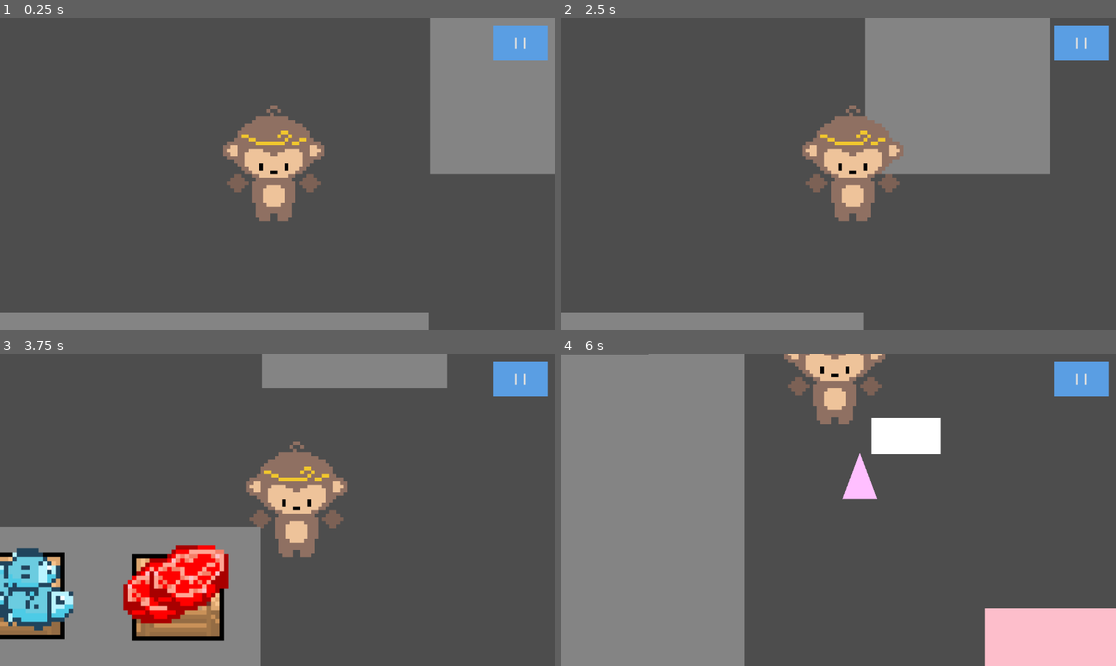
Above: before the commit, frames 1-4 (two rows, left to right).
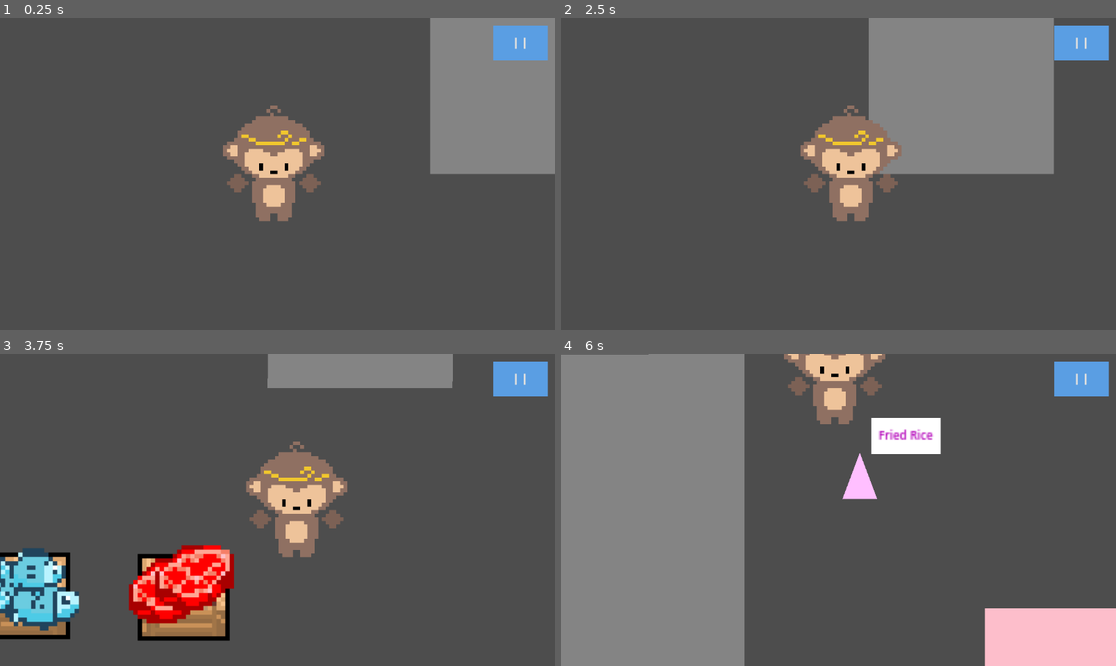
Above: after the commit, the same moments.

Repository: 127333hwy/ONYX-studio
Game: Godot game, scene res://prototype.tscn
Same seed, same stepped clock (60 frames per second), same inputs: the game is played once before the commit and once after it.
Inputs:
- Up to frame 1 (0.25 s): no input
- Up to frame 2 (2.5 s): click "I I" at 0.5 s; click "Resume" at 1.25 s; tap Enter at 2 s; hold Right (move_right) from 2.03 s (still down); tap R (drop_item) at 2.1 s
- Up to frame 3 (3.75 s): release Right (move_right) at 2.78 s; hold Down (move_down) 2.78-3.53 s; tap E (interact) at 2.85, 3.5 s; hold Right (move_right) from 3.53 s (still down); tap R (drop_item) at 3.6 s
- Up to frame 4 (6 s): release Right (move_right) at 4.28 s; hold W (move_up) 4.28-5.03 s; tap E (interact) at 4.35, 5.85 s; hold Left (move_left) from 5.03 s (still down); tap R (drop_item) at 5.1 s

The runs differ from the first frame. In frame 1, 4.3% of the frame differs, in the area x 0-78%, y 94-100%; in frame 2, 4.3%; in frame 3, 17%, in the area x 0-82%, y 0-100%; in frame 4, 0.2%.

Commit message:
ask to push

Diff:
--- a/customer.gd
+++ b/customer.gd
@@ -1,7 +1,7 @@
 extends CharacterBody2D
 
 @export var speed:float = 120
-@export var possible_orders: Array[String] = ["Beef","Burger","Ramen"]
+@export var possible_orders: Array[String] = ["Fried Rice","Salad","Sushi","Onigiri"]
 
 var target_position: Vector2 = Vector2(-9999, 9999)
 var exit_position: Vector2= Vector2.ZERO
@@ -12,12 +12,12 @@
 
 var my_table = null
 
-@onready var bubble_label: Label = $Bubble/BubbleLabel
+@onready var bubble_label: Label = $Bubble/BubbleBG/BubbleLabel
 @onready var bubble_bg: ColorRect = $Bubble/BubbleBG
 
 func _ready() -> void:
+	handle_arrival()
 	show_bubble()
-
 
 func set_target(pos:Vector2):
 	target_position = pos
@@ -25,23 +25,20 @@
 
 func generate_order():
 	order_name = possible_orders.pick_random()
+	print(order_name)
 	bubble_label.text = order_name
 	show_bubble()
 
 func show_bubble():
 	bubble_bg.visible = true
 	bubble_label.visible = true
-	print("bubble")
 
-func hide_bubble():
-	bubble_bg.visible = false
-	bubble_label.visible = false
-	print("nobubble")
+
+
 
 func leave_resturant():
 	leaving = true
 	arrived = false
-	hide_bubble()
 
 	if my_table != null:
 		my_table.occupied = false
@@ -57,9 +54,6 @@
 
 	var direction = target_position - global_position
 
-	if direction.length() < 10.0:
-		handle_arrival()
-		return
 	velocity = direction.normalized() * speed
 	move_and_slide()
 
--- a/customer.tscn
+++ b/customer.tscn
@@ -31,15 +31,23 @@
 size_flags_horizontal = 6
 metadata/_edit_use_anchors_ = true
 
-[node name="BubbleLabel" type="Label" parent="Bubble"]
+[node name="BubbleLabel" type="Label" parent="Bubble/BubbleBG"]
 custom_minimum_size = Vector2(0, -50)
-offset_left = 288.0
-offset_top = 152.0
-offset_right = 328.0
-offset_bottom = 175.0
-theme_override_colors/font_color = Color(1, 0.780392, 1, 1)
+layout_mode = 1
+anchors_preset = 15
+anchor_right = 1.0
+anchor_bottom = 1.0
+offset_left = -2.0
+offset_top = -1.0
+offset_right = 3.0
+offset_bottom = 1.0
+grow_horizontal = 2
+grow_vertical = 2
+theme_override_colors/font_color = Color(0.700507, 0.000499693, 0.727587, 1)
 theme_override_colors/font_outline_color = Color(0, 0, 0, 1)
 theme_override_font_sizes/font_size = 8
+text = "Order
+
+"
 horizontal_alignment = 1
 vertical_alignment = 1
-metadata/_edit_use_anchors_ = true
--- a/fish.tscn
+++ b/fish.tscn
@@ -22,22 +22,22 @@
 [sub_resource type="RectangleShape2D" id="RectangleShape2D_hgn23"]
 size = Vector2(96, 96)
 
-[node name="Fish" type="Node2D" unique_id=657064241]
+[node name="Fish" type="Node2D"]
 visibility_layer = 2
 script = ExtResource("1_xu20i")
 
-[node name="AnimatedSprite2D" type="AnimatedSprite2D" parent="." unique_id=10172226]
+[node name="AnimatedSprite2D" type="AnimatedSprite2D" parent="."]
 texture_filter = 1
 scale = Vector2(0.98, 0.98)
 sprite_frames = SubResource("SpriteFrames_8vtik")
 
-[node name="Area2D" type="Area2D" parent="." unique_id=2062438516]
+[node name="Area2D" type="Area2D" parent="."]
 
-[node name="CollisionShape2D" type="CollisionShape2D" parent="Area2D" unique_id=1906638642]
+[node name="CollisionShape2D" type="CollisionShape2D" parent="Area2D"]
 position = Vector2(16, -8)
 shape = SubResource("RectangleShape2D_hgn23")
 
-[node name="Interaction" type="Label" parent="." unique_id=1239038012]
+[node name="Interaction" type="Label" parent="."]
 z_index = 10
 offset_left = -24.0
 offset_top = -48.0
--- a/player.tscn
+++ b/player.tscn
@@ -137,10 +137,10 @@
 [sub_resource type="RectangleShape2D" id="RectangleShape2D_bl31m"]
 size = Vector2(256, 106.4)
 
-[node name="CharacterBody2D" type="CharacterBody2D" unique_id=864267892 groups=["player"]]
+[node name="CharacterBody2D" type="CharacterBody2D" groups=["player"]]
 script = ExtResource("1_rdf1g")
 
-[node name="AnimatedSprite2D" type="AnimatedSprite2D" parent="." unique_id=496514351]
+[node name="AnimatedSprite2D" type="AnimatedSprite2D" parent="."]
 texture_filter = 1
 position = Vector2(632, 336)
 scale = Vector2(2.5, 2.5)
@@ -148,15 +148,15 @@
 animation = &"full_idle"
 autoplay = "full_front_walk"
 
-[node name="CollisionShape2D" type="CollisionShape2D" parent="." unique_id=818491832]
+[node name="CollisionShape2D" type="CollisionShape2D" parent="."]
 position = Vector2(628, 340)
 scale = Vector2(0.34375, 0.526316)
 shape = SubResource("RectangleShape2D_bl31m")
 
-[node name="PickupPoint" type="Node2D" parent="." unique_id=75979857 groups=["pickup_point"]]
+[node name="PickupPoint" type="Node2D" parent="." groups=["pickup_point"]]
 position = Vector2(598, 345)
 
-[node name="Camera2D" type="Camera2D" parent="." unique_id=248215843]
+[node name="Camera2D" type="Camera2D" parent="."]
 position = Vector2(632, 336)
 zoom = Vector2(3, 3)
 limit_left = 0
--- a/project.godot
+++ b/project.godot
@@ -16,7 +16,7 @@
 
 config/name="ONYX Project"
 run/main_scene="res://prototype.tscn"
-config/features=PackedStringArray("4.6", "Forward Plus")
+config/features=PackedStringArray("4.3", "Forward Plus")
 config/icon="res://icon.svg"
 
 [input]
--- a/prototype.tscn
+++ b/prototype.tscn
@@ -1,22 +1,21 @@
-[gd_scene format=3 uid="uid://bowthejlbql7e"]
+[gd_scene load_steps=31 format=3 uid="uid://bowthejlbql7e"]
 
 [ext_resource type="PackedScene" uid="uid://c7dpq6e8hyk78" path="res://table.tscn" id="1_72gul"]
 [ext_resource type="Texture2D" uid="uid://50bnmj304trj" path="res://kitchen.png" id="1_t4m42"]
 [ext_resource type="PackedScene" uid="uid://qex813hye4h5" path="res://player.tscn" id="1_vmgys"]
 [ext_resource type="PackedScene" uid="uid://cgtwv07q80ihg" path="res://worldboundries.tscn" id="2_8ftn4"]
 [ext_resource type="PackedScene" uid="uid://dnrdknmq77i7a" path="res://rice.tscn" id="2_883nb"]
-[ext_resource type="Script" uid="uid://b51woqxxuo3me" path="res://customer_spawner.gd" id="3_uu44d"]
-[ext_resource type="Script" uid="uid://7g3guyxbku3i" path="res://KitchenDoor.gd" id="3_w6r6j"]
+[ext_resource type="Script" path="res://customer_spawner.gd" id="3_uu44d"]
+[ext_resource type="Script" path="res://KitchenDoor.gd" id="3_w6r6j"]
 [ext_resource type="PackedScene" uid="uid://qsr0kovdhi5u" path="res://customer.tscn" id="4_a2g17"]
 [ext_resource type="PackedScene" uid="uid://ce4jmslr8mb7v" path="res://lettuce.tscn" id="6_vm637"]
-[ext_resource type="Script" uid="uid://cwugidfdenkn" path="res://item_pickup.gd" id="7_3c612"]
+[ext_resource type="Script" path="res://item_pickup.gd" id="7_3c612"]
 [ext_resource type="PackedScene" uid="uid://d1axh0eib7r6q" path="res://fish.tscn" id="7_h681u"]
 [ext_resource type="PackedScene" uid="uid://bn2rlgbt7v75y" path="res://meat.tscn" id="8_67dyb"]
 [ext_resource type="PackedScene" uid="uid://cqo5imy6uvlw3" path="res://pause_menu.tscn" id="8_hwjwa"]
-[ext_resource type="Script" uid="uid://c5jbkvsoy8upj" path="res://open_pause_button.gd" id="8_ji23w"]
+[ext_resource type="Script" path="res://open_pause_button.gd" id="8_ji23w"]
 [ext_resource type="Texture2D" uid="uid://bylhgkui7le5q" path="res://crates-Sheet.png" id="9_e13xq"]
 [ext_resource type="PackedScene" uid="uid://cf1r0pydbne0c" path="res://stove.tscn" id="11_sws78"]
-[ext_resource type="PackedScene" uid="uid://b71af1g6kro6m" path="res://Fish_Pickup.tscn" id="14_b8c0f"]
 
 [sub_resource type="RectangleShape2D" id="RectangleShape2D_udnpg"]
 size = Vector2(21.9677, 1403.56)
@@ -98,188 +97,189 @@
 Button/styles/normal = SubResource("StyleBoxFlat_5crrw")
 Button/styles/pressed = SubResource("StyleBoxFlat_b7xfc")
 
-[node name="prototype" type="Node2D" unique_id=1739886108]
+[node name="prototype" type="Node2D"]
 position = Vector2(1.60001, 0.120216)
 
-[node name="kitchen" type="Node" parent="." unique_id=1250759411]
-
-[node name="sprite" type="Sprite2D" parent="kitchen" unique_id=539629394]
-position = Vector2(400, 101)
-scale = Vector2(0.337158, 0.326719)
+[node name="kitchen" type="Node" parent="."]
+
+[node name="sprite" type="Sprite2D" parent="kitchen"]
+position = Vector2(486, 69)
+scale = Vector2(0.306874, 0.300678)
 texture = ExtResource("1_t4m42")
-
-[node name="Polygon2D5" type="Polygon2D" parent="kitchen" unique_id=1969964537]
-z_index = 11
-position = Vector2(25.6, 528.12)
-scale = Vector2(0.954082, 1.5)
-color = Color(0.519163, 0.519161, 0.519162, 1)
-polygon = PackedVector2Array(91.2086, 0, 91.2086, 80, 318.956, 80, 544, 80, 544, 0)
-
-[node name="Polygon2D3" type="Polygon2D" parent="kitchen" unique_id=89615644]
+region_enabled = true
+region_rect = Rect2(705.962, 597.528, 1096.13, 619.51)
+
+[node name="sprite 2" type="Sprite2D" parent="kitchen"]
+position = Vector2(268, 92)
+scale = Vector2(0.341463, 0.295503)
+texture = ExtResource("1_t4m42")
+region_enabled = true
+region_rect = Rect2(380.468, 747.228, 328.434, 467.906)
+
+[node name="Polygon2D3" type="Polygon2D" parent="kitchen"]
 position = Vector2(1.33314, 762.523)
 rotation = -1.56944
 scale = Vector2(1.2342, 1.40043)
 color = Color(0.519163, 0.519161, 0.519162, 1)
 polygon = PackedVector2Array(92.7871, -1.06287, 92.7739, 38.6346, 92.863, 79.642, 315.794, 78.6026, 544.269, 78.2849, 544.163, -1.69046)
 
-[node name="Polygon2D4" type="Polygon2D" parent="kitchen" unique_id=1916709130]
+[node name="Polygon2D4" type="Polygon2D" parent="kitchen"]
 position = Vector2(673.61, -91.8621)
 rotation = 1.56819
 scale = Vector2(0.9569, 1.60898)
 color = Color(0.519163, 0.519161, 0.519162, 1)
 polygon = PackedVector2Array(96, 0, 96, 80, 318.956, 80, 547.233, 80.4076, 547.581, 0.854095)
 
-[node name="StaticBody2D" type="StaticBody2D" parent="kitchen" unique_id=1387099736]
-
-[node name="FoodCounter" type="CollisionPolygon2D" parent="kitchen/StaticBody2D" unique_id=1764722562]
+[node name="StaticBody2D" type="StaticBody2D" parent="kitchen"]
+
+[node name="FoodCounter" type="CollisionPolygon2D" parent="kitchen/StaticBody2D"]
 z_index = 1
 z_as_relative = false
 y_sort_enabled = true
-position = Vector2(178.68832, 7.9999847)
-scale = Vector2(0.7904277, 0.99999994)
-polygon = PackedVector2Array(140.08133, -8, 647.876, -8, 647.876, 424, 507.795, 424, 499.0397, 104, 140.08133, 104)
-
-[node name="CollisionPolygon2D3" type="CollisionPolygon2D" parent="kitchen/StaticBody2D" unique_id=382957101]
+position = Vector2(178.688, 7.99998)
+scale = Vector2(0.790428, 1)
+polygon = PackedVector2Array(58.5907, -3.99998, 647.876, -8, 647.876, 424, 502.654, 423, 497.593, 133, 58.5907, 133)
+
+[node name="CollisionPolygon2D3" type="CollisionPolygon2D" parent="kitchen/StaticBody2D"]
 z_index = 1
-position = Vector2(1.60001, 149.99341)
-scale = Vector2(1, 0.7908759)
+position = Vector2(1.60001, 149.993)
+scale = Vector2(1, 0.790876)
 polygon = PackedVector2Array(110.4, 503.88, 544, 504, 544, 624, 110.4, 623.88)
 
-[node name="CollisionPolygon2D2" type="CollisionPolygon2D" parent="kitchen/StaticBody2D" unique_id=1796081480]
+[node name="CollisionPolygon2D2" type="CollisionPolygon2D" parent="kitchen/StaticBody2D"]
 visible = false
 z_index = 1
 position = Vector2(4.76837e-07, -77.9259)
 scale = Vector2(1.03571, 1.41074)
 polygon = PackedVector2Array(-2.19534e-13, 117.616, 108.138, 117.616, 108.138, 514.57, 4.76837e-07, 514.57)
 
-[node name="CustomerSpawner" type="Node2D" parent="." unique_id=2103072338]
+[node name="CustomerSpawner" type="Node2D" parent="."]
 position = Vector2(750.4, 31.8798)
 script = ExtResource("3_uu44d")
 customer_scene = ExtResource("4_a2g17")
 
-[node name="SpawnPoint" type="Marker2D" parent="." unique_id=1776888789]
+[node name="SpawnPoint" type="Marker2D" parent="."]
 position = Vector2(750.4, 31.8798)
 
-[node name="Tables" type="Node" parent="." unique_id=2013279219]
-
-[node name="Table" parent="Tables" unique_id=712902871 groups=["tables"] instance=ExtResource("1_72gul")]
+[node name="Tables" type="Node" parent="."]
+
+[node name="Table" parent="Tables" groups=["tables"] instance=ExtResource("1_72gul")]
 position = Vector2(896, 232)
 
-[node name="Table2" parent="Tables" unique_id=1803110653 groups=["tables"] instance=ExtResource("1_72gul")]
+[node name="Table2" parent="Tables" groups=["tables"] instance=ExtResource("1_72gul")]
 position = Vector2(1184, 232)
 
-[node name="Table3" parent="Tables" unique_id=1047323608 groups=["tables"] instance=ExtResource("1_72gul")]
+[node name="Table3" parent="Tables" groups=["tables"] instance=ExtResource("1_72gul")]
 position = Vector2(896, 448)
 
-[node name="Table4" parent="Tables" unique_id=1742158438 groups=["tables"] instance=ExtResource("1_72gul")]
+[node name="Table4" parent="Tables" groups=["tables"] instance=ExtResource("1_72gul")]
 position = Vector2(1184, 448)
 
-[node name="Timer" type="Timer" parent="." unique_id=1252866792]
+[node name="Timer" type="Timer" parent="."]
 wait_time = 5.0
 autostart = true
 
-[node name="Worldboundries" parent="." unique_id=1873845767 instance=ExtResource("2_8ftn4")]
+[node name="Worldboundries" parent="." instance=ExtResource("2_8ftn4")]
 position = Vector2(-1.60001, -0.120216)
 
-[node name="CollisionShape2D" type="CollisionShape2D" parent="Worldboundries" unique_id=1789079069]
+[node name="CollisionShape2D" type="CollisionShape2D" parent="Worldboundries"]
 position = Vector2(-9.60001, 335.88)
 scale = Vector2(0.728342, 1.00315)
 shape = SubResource("RectangleShape2D_udnpg")
 
-[node name="CollisionShape2D2" type="CollisionShape2D" parent="Worldboundries" unique_id=481583815]
+[node name="CollisionShape2D2" type="CollisionShape2D" parent="Worldboundries"]
 position = Vector2(1406.4, 311.88)
 scale = Vector2(0.728342, 1.00315)
 shape = SubResource("RectangleShape2D_udnpg")
 
-[node name="CollisionShape2D3" type="CollisionShape2D" parent="Worldboundries" unique_id=2028957840]
+[node name="CollisionShape2D3" type="CollisionShape2D" parent="Worldboundries"]
 position = Vector2(694.404, 656.94)
 rotation = 1.5708
 scale = Vector2(0.728342, 1.00315)
 shape = SubResource("RectangleShape2D_udnpg")
 
-[node name="CollisionShape2D4" type="CollisionShape2D" parent="Worldboundries" unique_id=759446450]
+[node name="CollisionShape2D4" type="CollisionShape2D" parent="Worldboundries"]
 position = Vector2(704, -16)
 rotation = 1.5708
 scale = Vector2(0.728342, 1.00315)
 shape = SubResource("RectangleShape2D_udnpg")
 
-[node name="Ingredients" type="Node" parent="." unique_id=1246695382]
-
-[node name="Rice" parent="Ingredients" unique_id=1581143490 groups=["ingredient"] instance=ExtResource("2_883nb")]
+[node name="Ingredients" type="Node" parent="."]
+
+[node name="Rice" parent="Ingredients" groups=["ingredient"] instance=ExtResource("2_883nb")]
 position = Vector2(173, 556)
 
-[node name="Lettuce" parent="Ingredients" unique_id=1990871468 groups=["ingredient"] instance=ExtResource("6_vm637")]
+[node name="Lettuce" parent="Ingredients" groups=["ingredient"] instance=ExtResource("6_vm637")]
 position = Vector2(256, 560)
 script = ExtResource("7_3c612")
 item_name = "Ingredient"
 
-[node name="Fish" parent="Ingredients" unique_id=1924514524 groups=["ingredient"] instance=ExtResource("7_h681u")]
-visible = false
+[node name="Fish" parent="Ingredients" groups=["ingredient"] instance=ExtResource("7_h681u")]
 position = Vector2(363, 563)
 script = ExtResource("7_3c612")
 
-[node name="Meat" parent="Ingredients" unique_id=764689816 groups=["ingredient"] instance=ExtResource("8_67dyb")]
+[node name="Meat" parent="Ingredients" groups=["ingredient"] instance=ExtResource("8_67dyb")]
 position = Vector2(464, 576)
 script = ExtResource("7_3c612")
 item_name = "Ingredient"
 
-[node name="AnimatedSprite2D" type="AnimatedSprite2D" parent="Ingredients" unique_id=1749812447]
+[node name="AnimatedSprite2D" type="AnimatedSprite2D" parent="Ingredients"]
 z_index = 12
 position = Vector2(280, 574)
 scale = Vector2(0.3, 0.3)
 sprite_frames = SubResource("SpriteFrames_3c612")
 
-[node name="AnimatedSprite2D3" type="AnimatedSprite2D" parent="Ingredients" unique_id=1546864003]
+[node name="AnimatedSprite2D3" type="AnimatedSprite2D" parent="Ingredients"]
 z_index = 12
 position = Vector2(376, 573)
 scale = Vector2(0.3, 0.3)
 sprite_frames = SubResource("SpriteFrames_oy8qm")
 
-[node name="AnimatedSprite2D2" type="AnimatedSprite2D" parent="Ingredients" unique_id=20835722]
+[node name="AnimatedSprite2D2" type="AnimatedSprite2D" parent="Ingredients"]
 z_index = 12
 position = Vector2(486, 574)
 scale = Vector2(0.303, 0.3)
 sprite_frames = SubResource("SpriteFrames_sw1xi")
 
-[node name="AnimatedSprite2D4" type="AnimatedSprite2D" parent="Ingredients" unique_id=1719253071]
+[node name="AnimatedSprite2D4" type="AnimatedSprite2D" parent="Ingredients"]
 z_index = 12
 position = Vector2(172, 574)
 scale = Vector2(0.3, 0.3)
 sprite_frames = SubResource("SpriteFrames_0c7e4")
 
-[node name="KitchenDoor" type="Area2D" parent="." unique_id=879815440]
+[node name="KitchenDoor" type="Area2D" parent="."]
 position = Vector2(86.4, -88.1202)
 script = ExtResource("3_w6r6j")
 
-[node name="Polygon2D" type="Polygon2D" parent="KitchenDoor" unique_id=820656387]
+[node name="Polygon2D" type="Polygon2D" parent="KitchenDoor"]
 position = Vector2(-88, 88.6073)
 scale = Vector2(0.425912, 5.05156)
 polygon = PackedVector2Array(2.04359e-07, 18.8235, 150.857, 18.8235, 150.857, 1.40246e-08, -1.60001, -0.120216)
 
-[node name="CollisionShape2D" type="CollisionShape2D" parent="KitchenDoor" unique_id=895040268]
+[node name="CollisionShape2D" type="CollisionShape2D" parent="KitchenDoor"]
 position = Vector2(-56, 130)
 scale = Vector2(0.425912, 4.65882)
 shape = SubResource("RectangleShape2D_f3uba")
 
-[node name="CharacterBody2D" parent="." unique_id=626120169 instance=ExtResource("1_vmgys")]
+[node name="CharacterBody2D" parent="." instance=ExtResource("1_vmgys")]
 z_index = 10
 position = Vector2(-193.6, 95.8798)
 
-[node name="Stoves" type="Node" parent="." unique_id=1481941916]
-
-[node name="stove" parent="Stoves" unique_id=571863013 groups=["stove"] instance=ExtResource("11_sws78")]
+[node name="Stoves" type="Node" parent="."]
+
+[node name="stove" parent="Stoves" groups=["stove"] instance=ExtResource("11_sws78")]
 position = Vector2(64, 414)
 
-[node name="stove2" parent="Stoves" unique_id=1920640423 groups=["stove"] instance=ExtResource("11_sws78")]
+[node name="stove2" parent="Stoves" groups=["stove"] instance=ExtResource("11_sws78")]
 position = Vector2(64, 291)
 
-[node name="stove3" parent="Stoves" unique_id=1269600267 groups=["stove"] instance=ExtResource("11_sws78")]
+[node name="stove3" parent="Stoves" groups=["stove"] instance=ExtResource("11_sws78")]
 position = Vector2(67, 159)
 scale = Vector2(0.933, 1.188)
 
-[node name="CanvasLayer" type="CanvasLayer" parent="." unique_id=2086889747]
-
-[node name="OpenPauseButton" type="Button" parent="CanvasLayer" unique_id=581627922]
+[node name="CanvasLayer" type="CanvasLayer" parent="."]
+
+[node name="OpenPauseButton" type="Button" parent="CanvasLayer"]
 process_mode = 3
 anchors_preset = 1
 anchor_left = 1.0
@@ -294,12 +294,8 @@
 "
 script = ExtResource("8_ji23w")
 
-[node name="PauseMenu" parent="CanvasLayer" unique_id=776391927 instance=ExtResource("8_hwjwa")]
+[node name="PauseMenu" parent="CanvasLayer" instance=ExtResource("8_hwjwa")]
 visible = false
-
-[node name="Fish_Pickup" parent="." unique_id=1538048956 instance=ExtResource("14_b8c0f")]
-position = Vector2(358.4, 567.87976)
-item_scene = null
 
 [connection signal="timeout" from="Timer" to="CustomerSpawner" method="_on_timer_timeout"]
 [connection signal="body_entered" from="KitchenDoor" to="KitchenDoor" method="_on_body_entered"]
--- a/stove.tscn
+++ b/stove.tscn
@@ -1,27 +1,27 @@
-[gd_scene format=3 uid="uid://cf1r0pydbne0c"]
+[gd_scene load_steps=5 format=3 uid="uid://cf1r0pydbne0c"]
 
-[ext_resource type="Script" uid="uid://cxfgwsvp7hgf5" path="res://stove.gd" id="1_ugy6n"]
+[ext_resource type="Script" path="res://stove.gd" id="1_ugy6n"]
 [ext_resource type="PackedScene" uid="uid://cboeifha21nvn" path="res://burger.tscn" id="2_a3bkh"]
 [ext_resource type="PackedScene" uid="uid://dpgck31arjkj3" path="res://rice_bowl.tscn" id="3_eim6s"]
 
 [sub_resource type="RectangleShape2D" id="RectangleShape2D_5elmm"]
 size = Vector2(136, 114.5)
 
-[node name="Stove" type="Area2D" unique_id=916911720]
+[node name="Stove" type="Area2D"]
 script = ExtResource("1_ugy6n")
 burger_scene = ExtResource("2_a3bkh")
 ricebowl_scene = ExtResource("3_eim6s")
 
-[node name="Polygon2D" type="Polygon2D" parent="." unique_id=1047580610]
+[node name="Polygon2D" type="Polygon2D" parent="."]
 position = Vector2(-480, -744)
 scale = Vector2(1, 1.27273)
 color = Color(1, 0.638627, 0.130735, 1)
 polygon = PackedVector2Array(528, 544, 432, 544, 432, 632, 528, 632)
 
-[node name="CookTimer" type="Timer" parent="." unique_id=1429817447]
+[node name="CookTimer" type="Timer" parent="."]
 one_shot = true
 
-[node name="CollisionShape2D2" type="CollisionShape2D" parent="." unique_id=2098388317]
+[node name="CollisionShape2D2" type="CollisionShape2D" parent="."]
 position = Vector2(20, 6.75)
 shape = SubResource("RectangleShape2D_5elmm")
 
Not shown, changed: Sprite-monkey-Sheet.png.import
Not shown, changed: crates-Sheet.png.import
Not shown: 1 places in fish.tscn that only renumber resources
Not shown, changed: ingredients-Sheet.png.import
Binary file changed: kitchen.png
Not shown, changed: kitchen.png.import
Not shown: 1 places in player.tscn that only renumber resources
